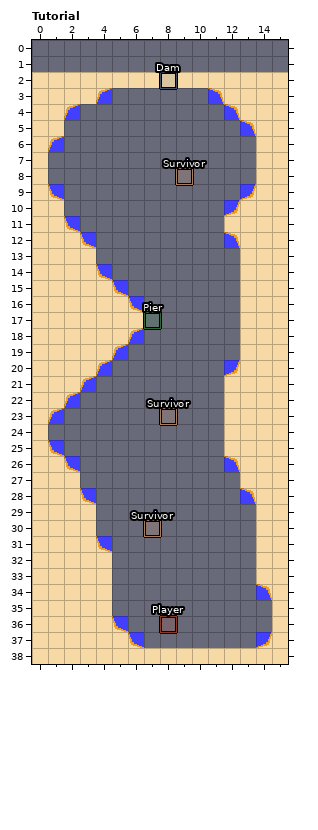
One commit to this LDtk project: assets/levels/world.ldtk. This is how it looked before the edit.
Cells are 16x16 px. Shown: Tutorial x 0..15, y 0..38. The old version is drawn lined up with the new one.
After the commit:
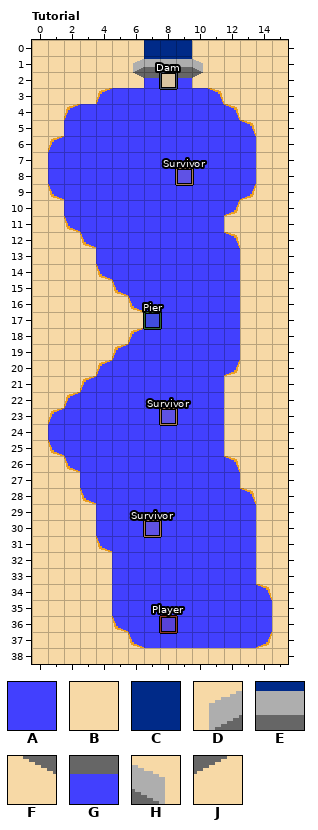
Key: from "Editor_tiles": A 0, B 1, C 10, D 48, E 49, F 58, G 59, H 68, J 78.
_ is an empty cell.
Tiles replaced or removed in this view: B.
Commit message: update tutorial level
What changed:
Changed rows in their new state; . is an unchanged cell.
map size 16x37 -> 16x39 cells (old content now starts at 0,2; both pictures use the new coordinates)
Layer "Terrain":
first column x 0:
 0 BBBBBBBCCCBBBBBB
 1 BBBBBBDEEEHBBBBB
 2 ......FG.GJ.....
 3 .....AAAAAA.....
 4 ...AAAAAAAAA....
 5 ..AAAAAAAAAAA...
 6 ..AAAAAAAAAAAA..
 7 .AAAAAAAAAAAAA..
 8 .AAAAAAAAAAAAA..
 9 ..AAAAAAAAAAA...
10 ..AAAAAAAAAA....
11 ...AAAAAAAAA....
12 ....AAAAAAAA....
13 ....AAAAAAAAA...
14 .....AAAAAAAA...
15 ......AAAAAAA...
16 .......AAAAAA...
17 .......AAAAAA...
18 .......AAAAAA...
19 ......AAAAAAA...
20 .....AAAAAAA....
21 ....AAAAAAAA....
22 ...AAAAAAAAA....
23 ..AAAAAAAAAA....
24 .AAAAAAAAAAA....
25 ..AAAAAAAAAA....
26 ...AAAAAAAAA....
27 ...AAAAAAAAAA...
28 ....AAAAAAAAA...
29 ....AAAAAAAAAA..
30 ....AAAAAAAAAA..
31 .....AAAAAAAAA..
32 .....AAAAAAAAA..
33 .....AAAAAAAAA..
34 .....AAAAAAAAA..
35 .....AAAAAAAAAA.
36 ......AAAAAAAAA.
37 .......AAAAAAA..
